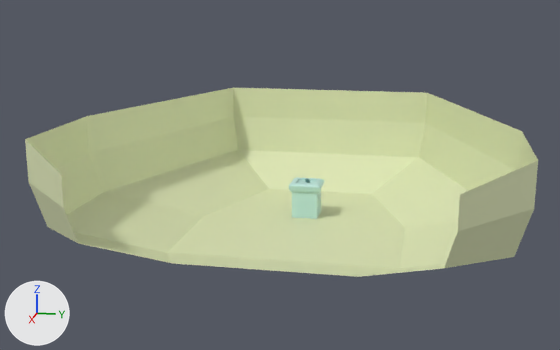
One commit to the Blender file Blender_Files/scenes/The_rare_kikkare.blend: the scene before it, then after it.
Rendered twice from a 50 mm lens placed at (25.57, 4.18, 7.14), pointed at (1.87, -0.56, 1.21). Arrows for +X, +Y and +Z are at lower left; the lights stay in place.

In view in the first picture: 'jalusta', 'walls'.
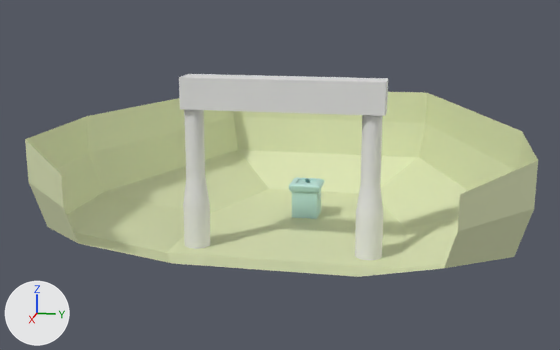
Location of each change, (x1, y1, x2, y2) in pixels of the pictures (560 x 350 px):
```json
{"object": "Cube", "change": "added", "after": [179, 74, 388, 116]}
{"object": "Cylinder.001", "change": "added", "after": [355, 115, 383, 260]}
{"object": "Cylinder", "change": "added", "after": [183, 109, 210, 249]}
```

The change, as JSON lines over the scene's bpy script:
```json
{"op": "add", "block": "me_cube", "code": ["me_cube = bpy.data.meshes.new('Cube')", "me_cube.from_pydata(...)  # a box spanning x -1.0..1.0, y -1.0..1.0, z -1.0..1.0"]}
{"op": "add", "block": "me_cylinder_002", "code": ["me_cylinder_002 = bpy.data.meshes.new('Cylinder.002')", "me_cylinder_002.from_pydata(...)  # 128 vertices, 98 faces; spans x -1.4..1.4, y -1.4..1.4, z -1.1..1.0"]}
{"op": "add", "block": "ob_cube", "code": ["ob_cube = bpy.data.objects.new('Cube', me_cube)", "ob_cube.location = (3.74, -0.1, 4.08)", "ob_cube.scale = (0.463, 2.96, 0.463)"]}
{"op": "add", "block": "ob_cylinder_001", "code": ["ob_cylinder_001 = bpy.data.objects.new('Cylinder.001', me_cylinder_002)", "ob_cylinder_001.location = (3.8, 2.48, 1.51)", "ob_cylinder_001.scale = (0.285, 0.285, 2.07)"]}
{"op": "add", "block": "ob_cylinder", "code": ["ob_cylinder = bpy.data.objects.new('Cylinder', me_cylinder_002.copy())", "ob_cylinder.location = (3.8, -2.76, 1.51)", "ob_cylinder.scale = (0.285, 0.285, 2.07)"]}
```
